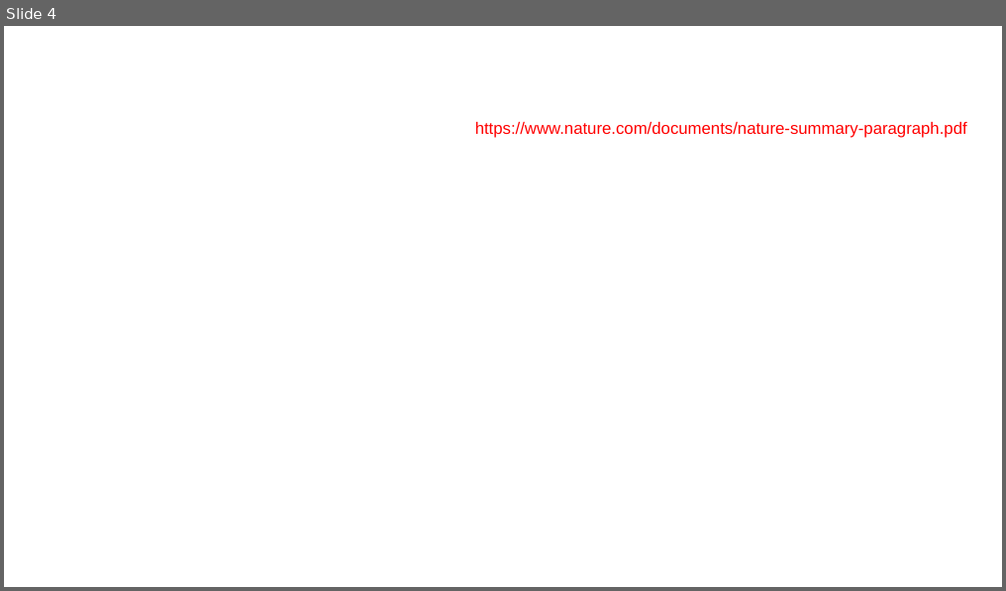
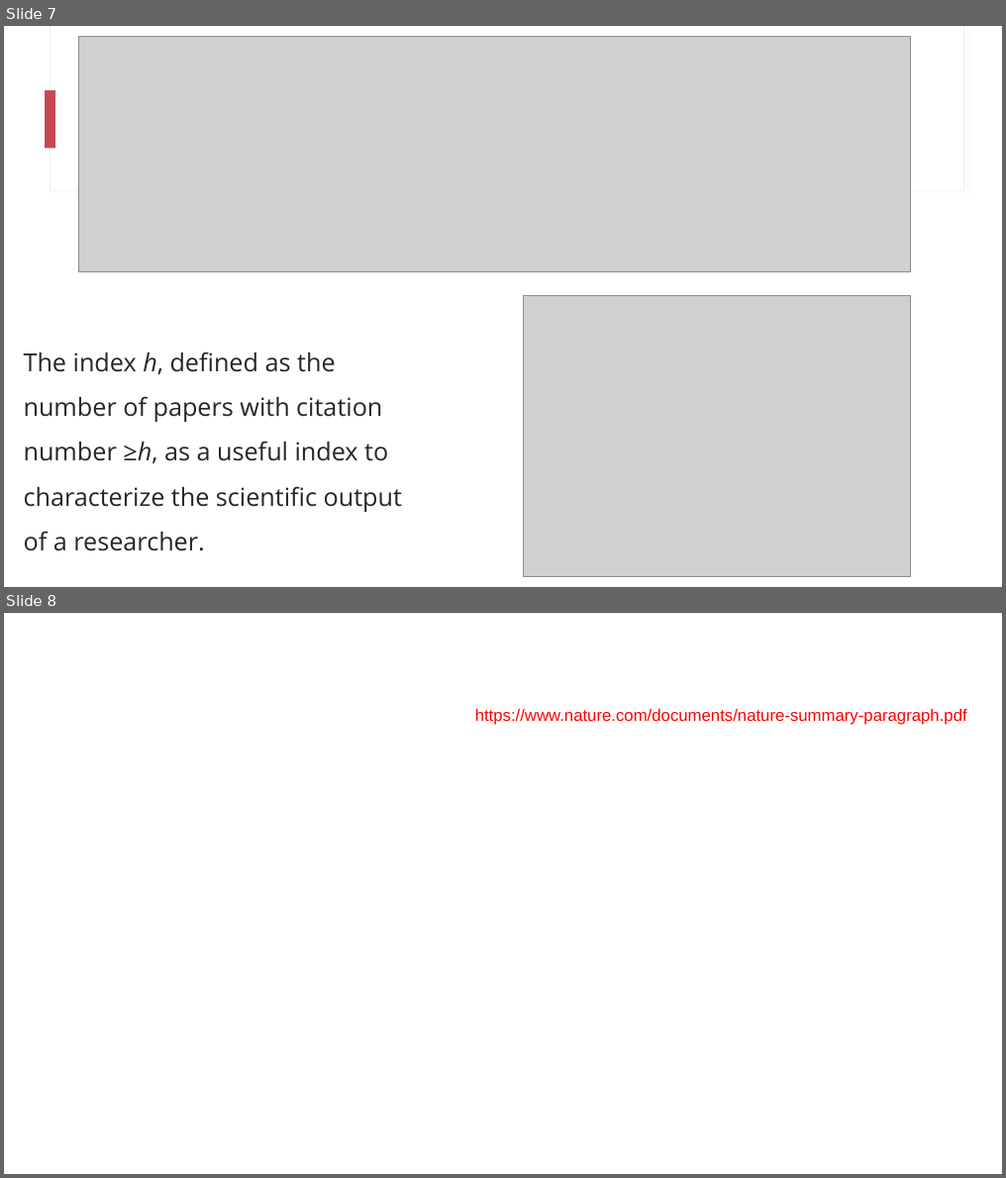
Before and after one commit to nslavov/SlavovLab, a slide deck: teaching/NS_2.pptx. Shown one above the other, each under a label of ours: slide 4 before the commit, slides 7 and 8 after it. The pictures are 1006x591 and 1006x1178 pixels, drawn with LibreOffice and Linux fonts; fonts in the diff are those of the drawing; grey boxes stand for pictures; background and template pictures are left out. Boxes give left, top, right and bottom in pixels: in the first picture for what was removed or moved away, otherwise in the second. Text is boxed around its words. In the diff, an @@ line names an element or a change of style, - is before the commit and + after.

```diff
--- a/teaching/NS_2.pptx
+++ b/teaching/NS_2.pptx
@@ slide 7 added at (4,26,1002,587), background #FFFFFF @@
@@ rectangle added at (50,26,963,191), fill #FFFFFF, outline #E5F0EF 0.75 pt @@
@@ rectangle added at (51,26,963,190), fill #FFFFFF @@
@@ picture added at (78,37,910,273) @@
@@ rectangle added at (46,90,55,148), fill #C74852 @@
@@ picture added at (524,296,911,577) @@
@@ text added at (24,352,402,552), 24 pt, text #262626 @@
+The index h, defined as the number of papers with citation number ≥h, as a useful index to characterize the scientific output of a researcher.
@@ what was slide 4 is now slide 8 @@
```
Also in this commit, not shown: 1 slide changed, 8 other slides added, 1 slide removed.
